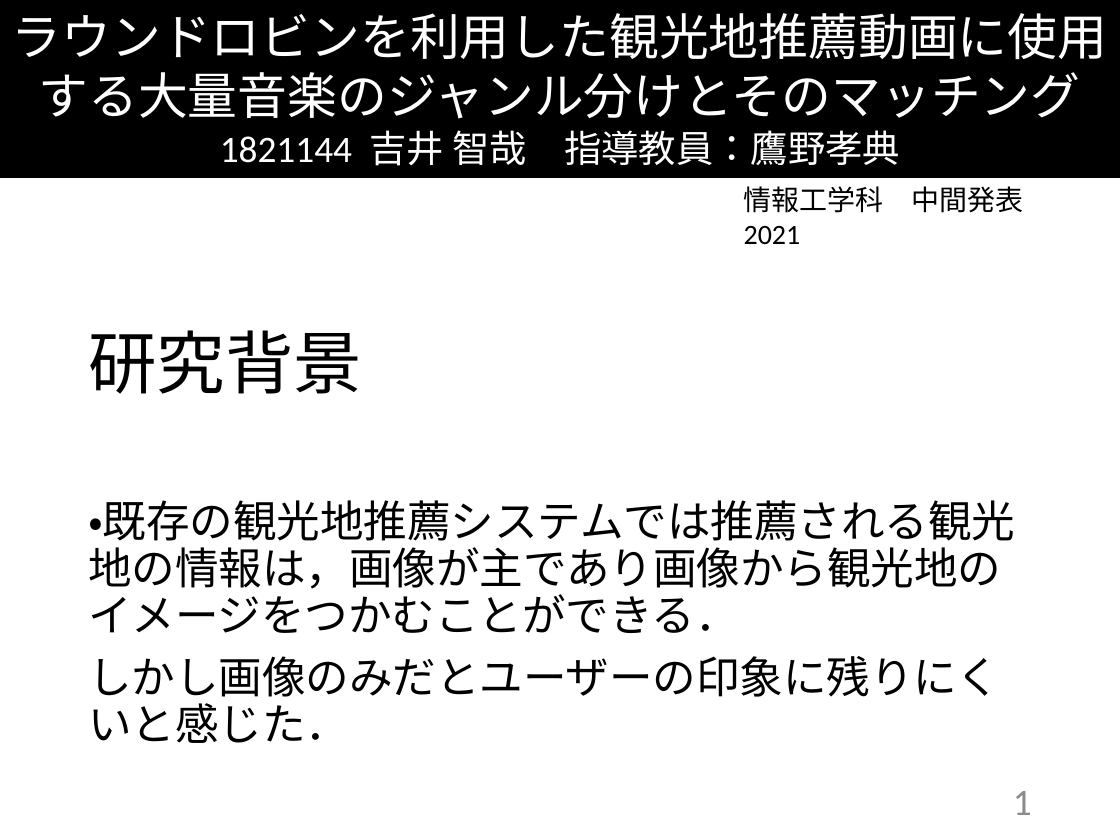
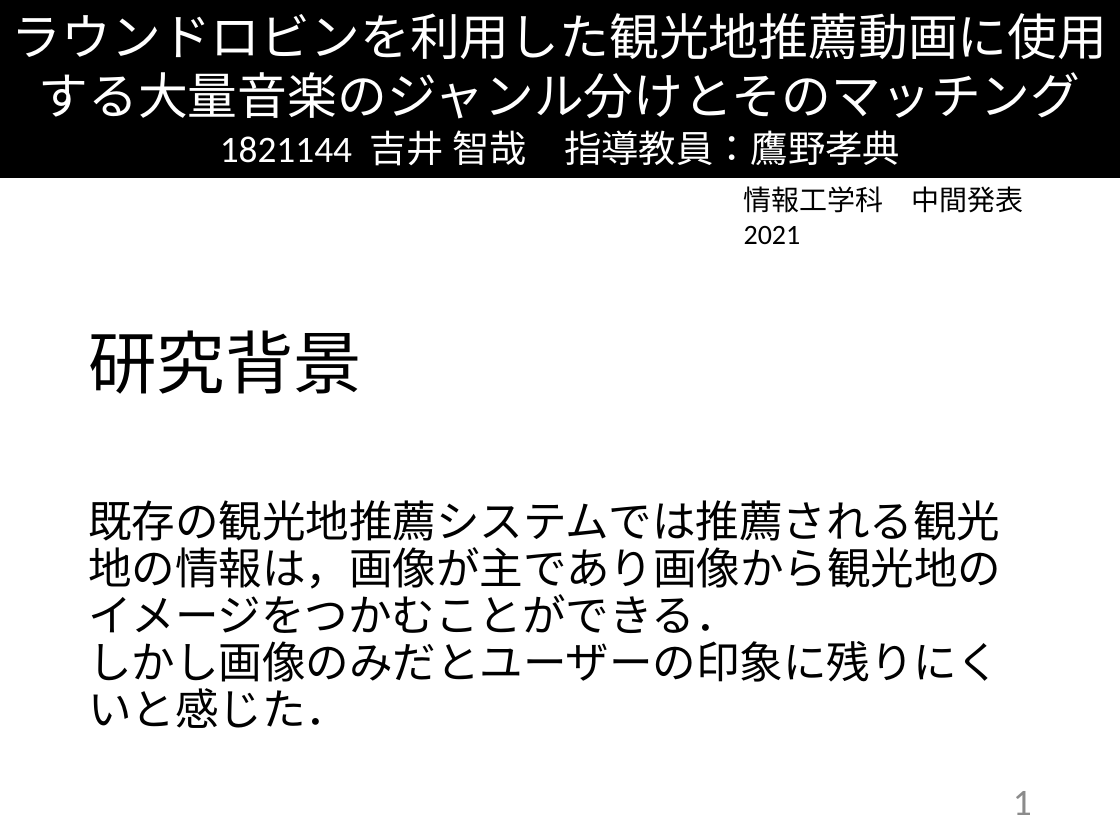
Before and after one commit to kait-takanolab/1821144-yoshii-thesis, a slide deck: slide 1 of 学部_中間発表_1821144.pptx. Drawn at 1120x840 pixels with LibreOffice and Linux fonts; fonts in the diff are those of the drawing. Boxes give left, top, right and bottom in pixels: in the first picture for what was removed or moved away, otherwise in the second. Text is boxed around its words. In the diff, an @@ line names an element or a change of style, - is before the commit and + after.

```diff
--- a/学部_中間発表_1821144.pptx
+++ b/学部_中間発表_1821144.pptx
@@ text at bbox=[88, 500, 1001, 728]: text changed @@
-・既存の観光地推薦システムでは推薦される観光地の情報は，画像が主であり画像から観光地のイメージをつかむことができる．
-しかし画像のみだとユーザーの印象に残りにくいと感じた．
+既存の観光地推薦システムでは推薦される観光地の情報は，画像が主であり画像から観光地のイメージをつかむことができる．
+しかし画像のみだとユーザーの印象に残りにくいと感じた．
```
Also in this commit, not shown: 4 other slides changed.
